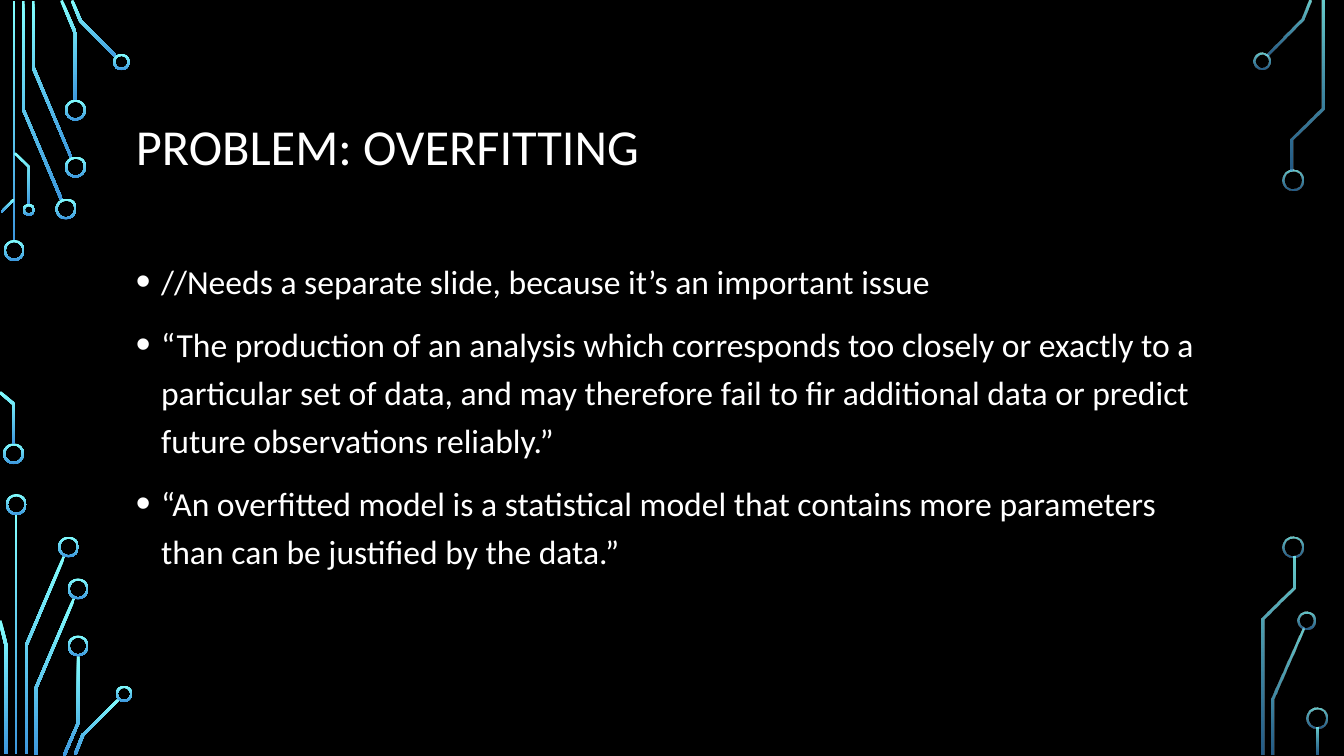
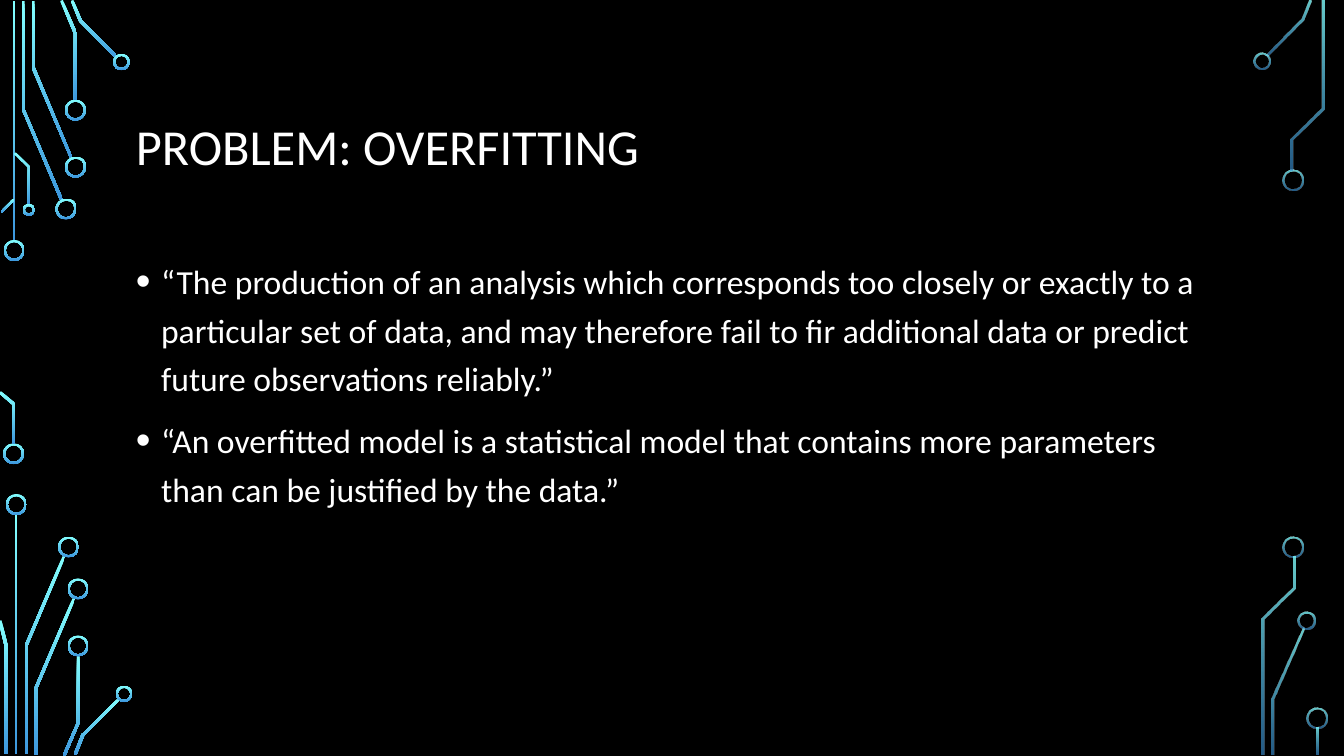
Before and after one commit to Prakhar-Saxena/CollegeAssignments, a slide deck: slide 3 of CS383/honours/presentation.pptx. Drawn at 1344x756 pixels with LibreOffice and Linux fonts; fonts in the diff are those of the drawing; background and template pictures are left out. Boxes give left, top, right and bottom in pixels: in the first picture for what was removed or moved away, otherwise in the second. Text is boxed around its words. In the diff, an @@ line names an element or a change of style, - is before the commit and + after.

```diff
--- a/CS383/honours/presentation.pptx
+++ b/CS383/honours/presentation.pptx
@@ text at [161,270,929,300]: paragraph removed @@
-• //Needs a separate slide, because it’s an important issue
```
Also in this commit, not shown: 6 other files.
